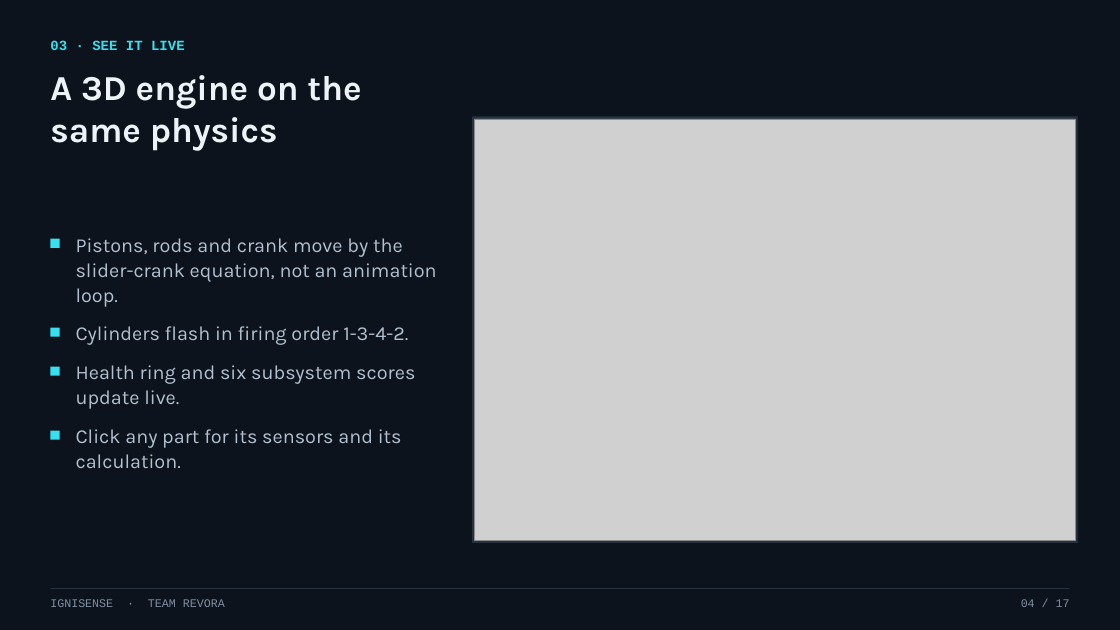
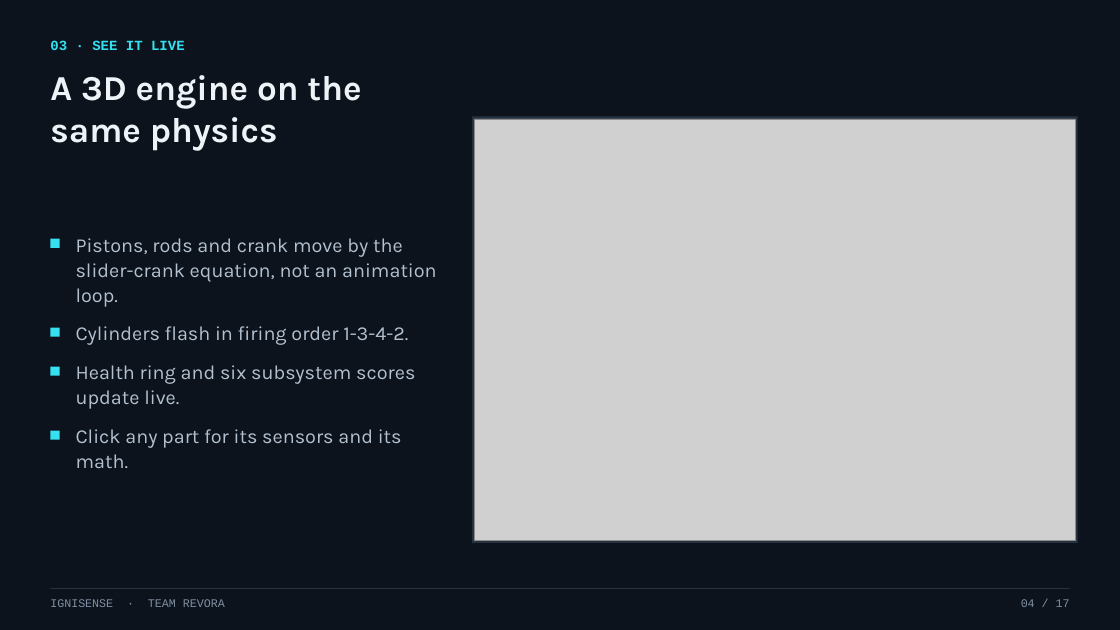
Before and after one commit to suhaib-md/Engine-Health-Monitoring-System, a slide deck: slide 4 of docs/handouts/IgniSense-Deck.pptx. Drawn at 1120x630 pixels with LibreOffice and Linux fonts; fonts in the diff are those of the drawing; grey boxes stand for pictures. Boxes give left, top, right and bottom in pixels: in the first picture for what was removed or moved away, otherwise in the second. Text is boxed around its words. In the diff, an @@ line names an element or a change of style, - is before the commit and + after.

```diff
--- a/docs/handouts/IgniSense-Deck.pptx
+++ b/docs/handouts/IgniSense-Deck.pptx
@@ text at box(76, 429, 402, 468): text changed @@
-Click any part for its sensors and its calculation.
+Click any part for its sensors and its math.
```
Also in this commit, not shown: 4 other slides changed.
